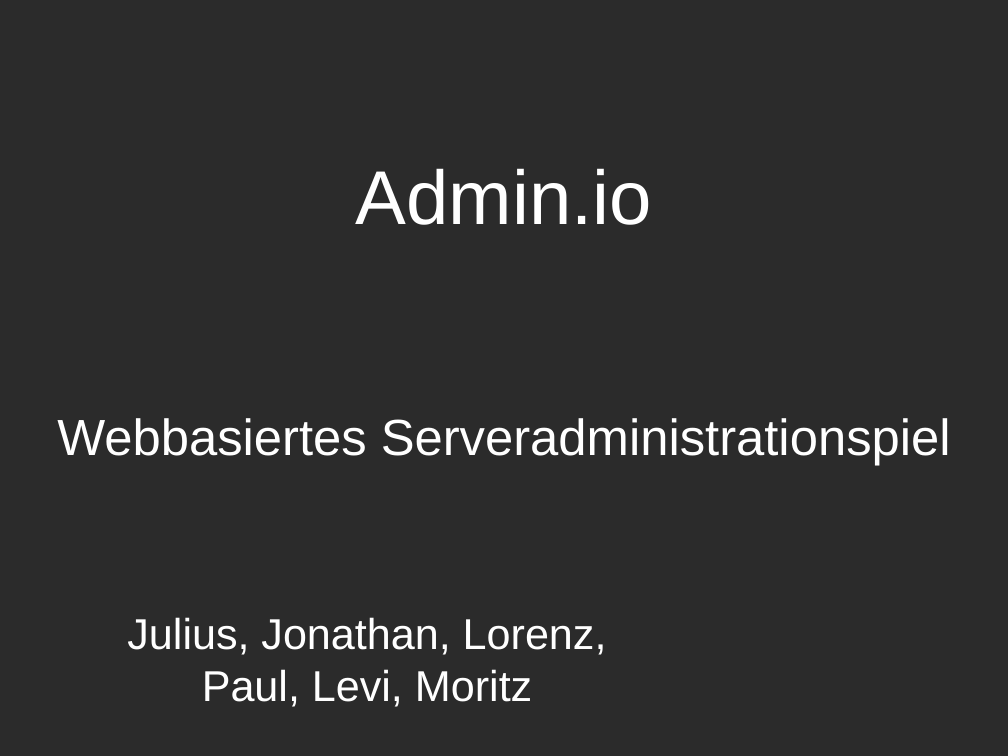
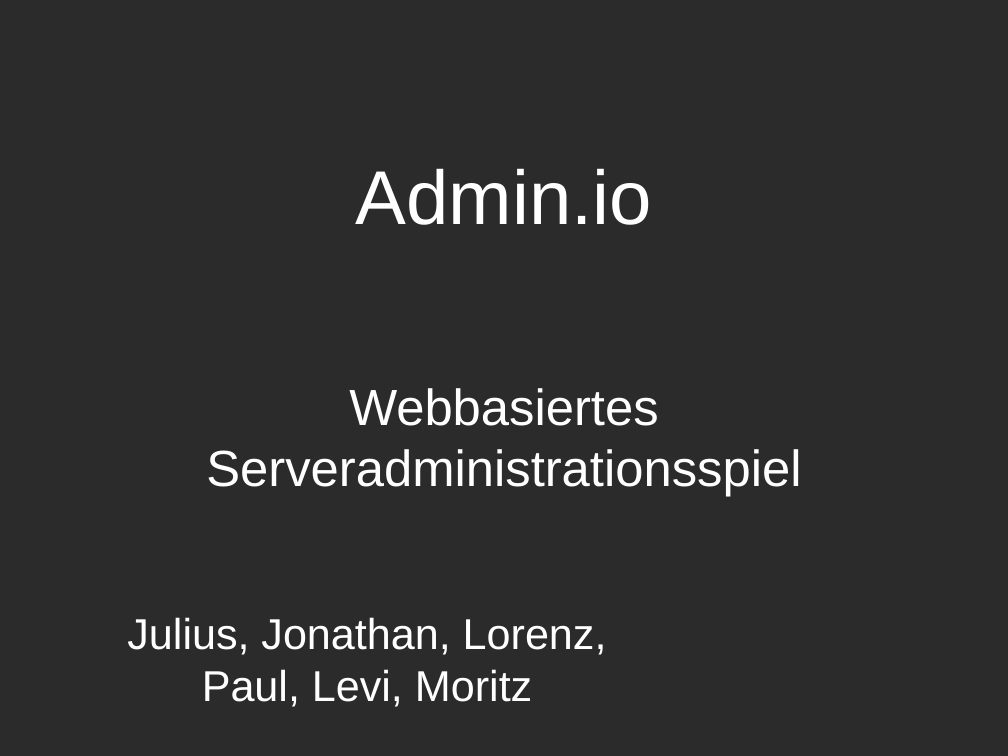
Before and after one commit to Jugendhackt/admin.io, a slide deck: slide 1 of presentation/JugendHacktPraesentation.odp. Drawn at 1008x756 pixels with LibreOffice and Linux fonts; fonts in the diff are those of the drawing; background and template pictures are left out; a plain dark background stands for a picture behind light text. Boxes give left, top, right and bottom in pixels: in the first picture for what was removed or moved away, otherwise in the second. Text is boxed around its words. In the diff, an @@ line names an element or a change of style, - is before the commit and + after.

```diff
--- a/presentation/JugendHacktPraesentation.odp
+++ b/presentation/JugendHacktPraesentation.odp
@@ subtitle at [206,388,801,496]: text changed @@
-Webbasiertes Serveradministrationspiel
+Webbasiertes Serveradministrationsspiel
```
Also in this commit, not shown: 5 other slides changed.
